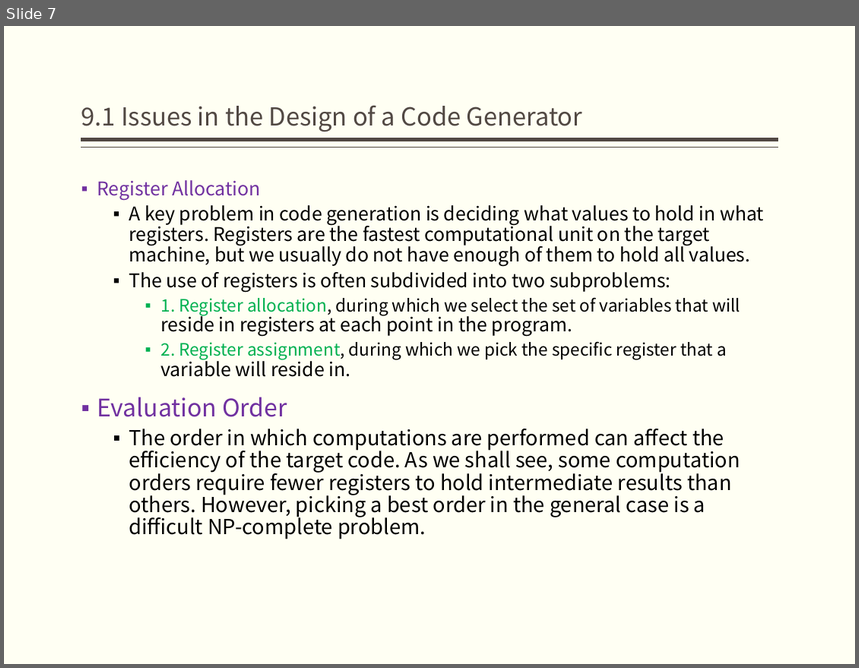
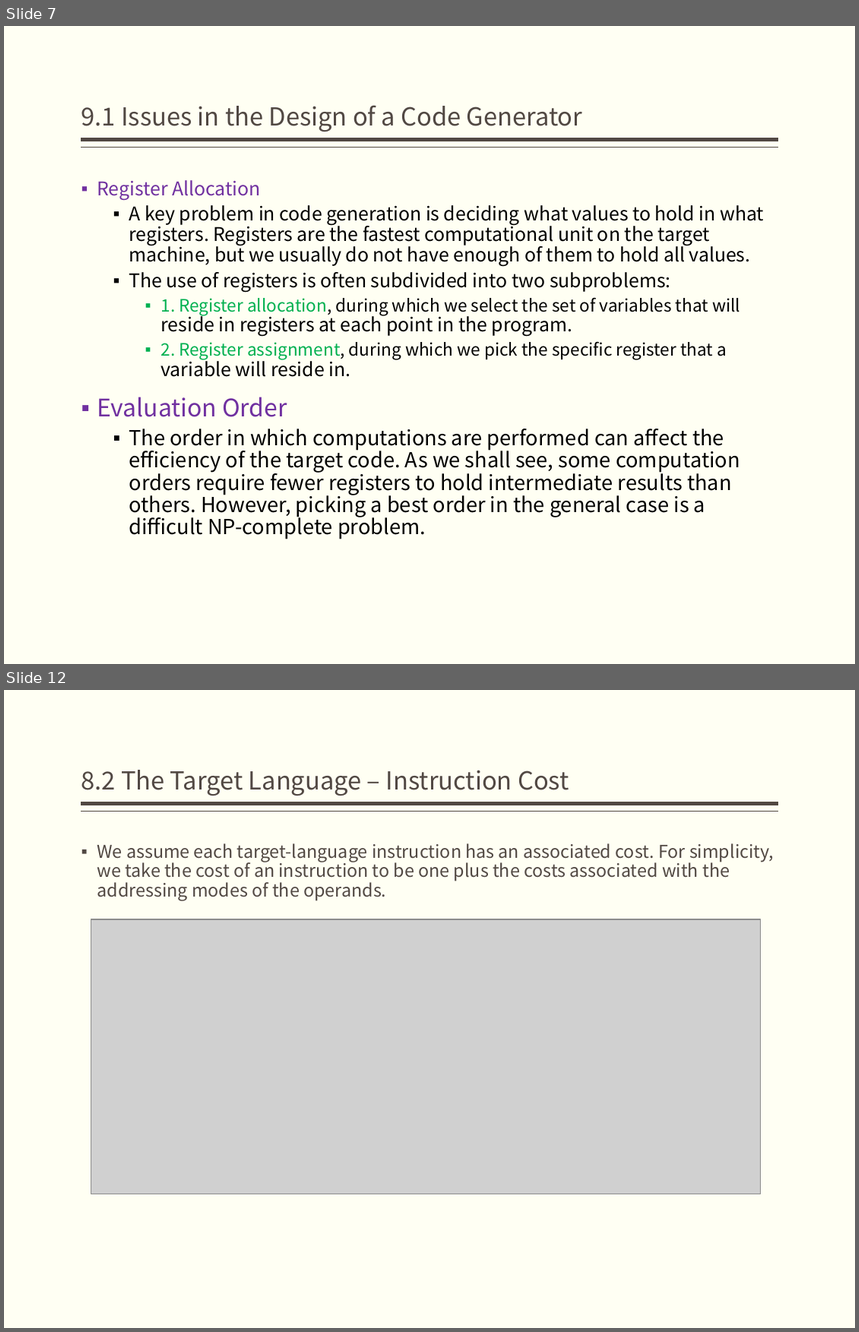
Before and after one commit to jz81/jz81.github.io, a slide deck: course/compiler/lecture/(Spring2020)Lecture9.pptx. Shown one above the other, each under a label of ours: slide 7 before the commit, slides 7 and 12 after it; the slides between them are not shown. The pictures are 859x668 and 859x1332 pixels, drawn with LibreOffice and Linux fonts; fonts in the diff are those of the drawing; grey boxes stand for pictures. Boxes give left, top, right and bottom in pixels: in the first picture for what was removed or moved away, otherwise in the second. Text is boxed around its words. In the diff, an @@ line names an element or a change of style, - is before the commit and + after.

```diff
--- a/course/compiler/lecture/(Spring2020)Lecture9.pptx
+++ b/course/compiler/lecture/(Spring2020)Lecture9.pptx
@@ slide 12 added at bbox=[4, 690, 855, 1328], background #FFFFF3; not listed: 2 template elements that a slide beside it also shows @@
@@ title added at bbox=[82, 770, 569, 796], 21 pt, text #514843 @@
+8.2 The Target Language – Instruction Cost
@@ text added at bbox=[97, 844, 774, 901], 15 pt, text #514843 @@
+▪ We assume each target-language instruction has an associated cost. For simplicity, we take the cost of an instruction to be one plus the costs associated with the addressing modes of the operands.
@@ picture added at bbox=[91, 920, 760, 1195] @@
```
Also in this commit, not shown: 1 slide changed, 7 other slides added.
